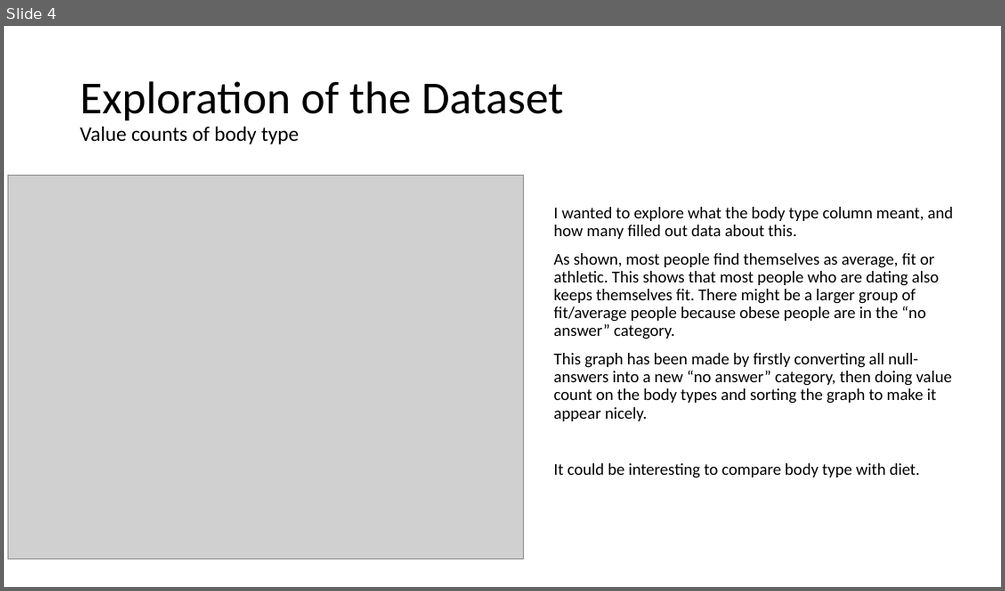
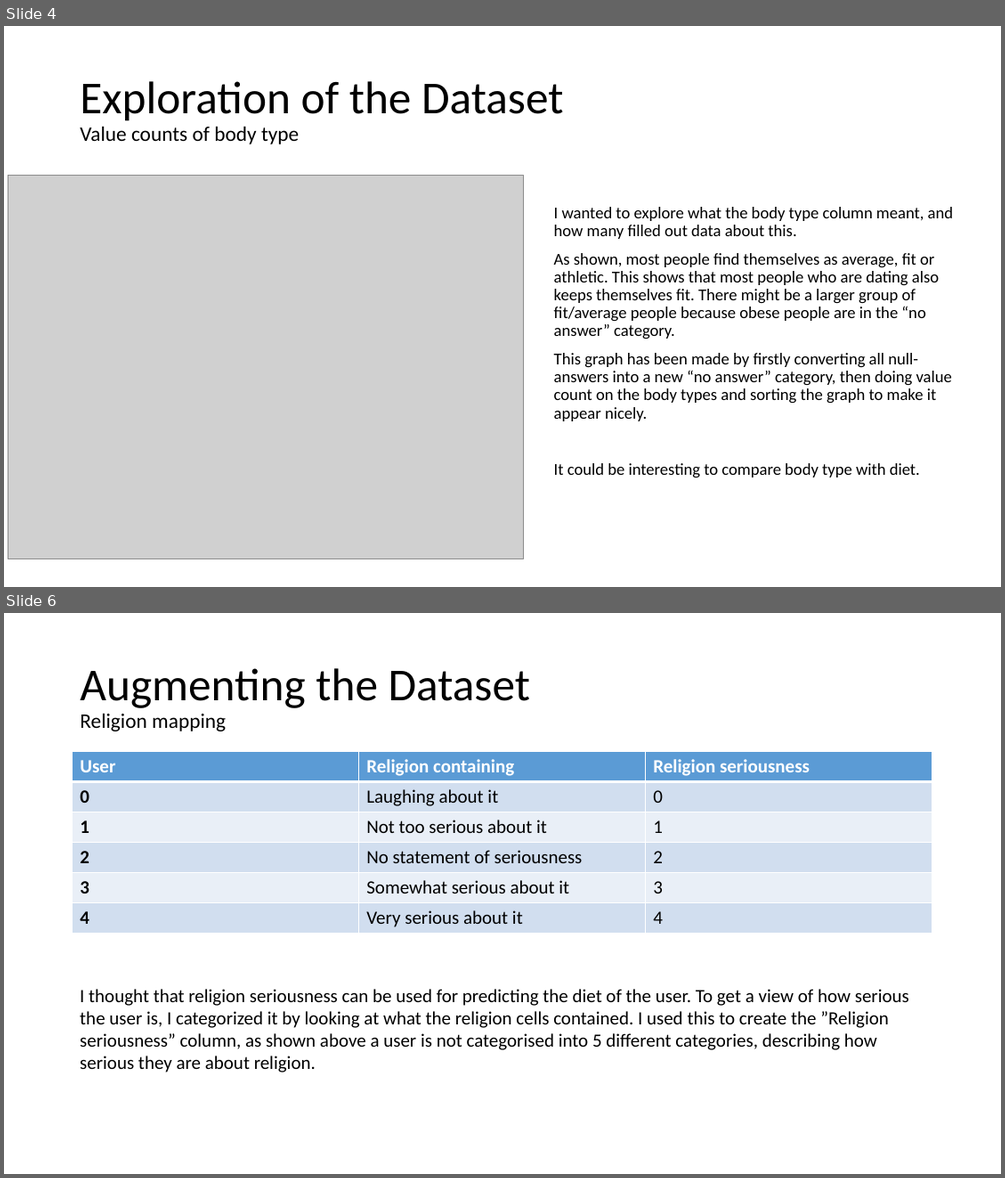
Before and after one commit to JacobHonore/Codecademy-Date-A-Scientist, a slide deck: Presentation.pptx. Shown one above the other, each under a label of ours: slide 4 before the commit, slides 4 and 6 after it; the slides between them are not shown. The pictures are 1005x591 and 1005x1178 pixels, drawn with LibreOffice and Linux fonts; fonts in the diff are those of the drawing; grey boxes stand for pictures. Boxes give left, top, right and bottom in pixels: in the first picture for what was removed or moved away, otherwise in the second. Text is boxed around its words. In the diff, an @@ line names an element or a change of style, - is before the commit and + after.

Commit message:
Map religion and body type data into new coloumns

```diff
--- a/Presentation.pptx
+++ b/Presentation.pptx
@@ slide 6 added at (4,613,1001,1174), background #FFFFFF @@
@@ title added at (80,668,530,731), 44 pt, text #000000 @@
+Augmenting the Dataset
+Religion mapping
@@ table added at (73,751,932,933), 6 rows, 3 columns @@
+User | Religion containing | Religion seriousness
+0 | Laughing about it | 0
+1 | Not too serious about it | 1
+2 | No statement of seriousness | 2
+3 | Somewhat serious about it | 3
+4 | Very serious about it | 4
@@ text added at (80,989,909,1072), 18 pt, text #000000 @@
+I thought that religion seriousness can be used for predicting the diet of the user. To get a view of how serious the user is, I categorized it by looking at what the religion cells contained. I used this to create the ”Religion seriousness” column, as shown above a user is not categorised into 5 different categories, describing how serious they are about religion.
```
Also in this commit, not shown: 1 slide changed, 2 other slides added, 1 other file.
